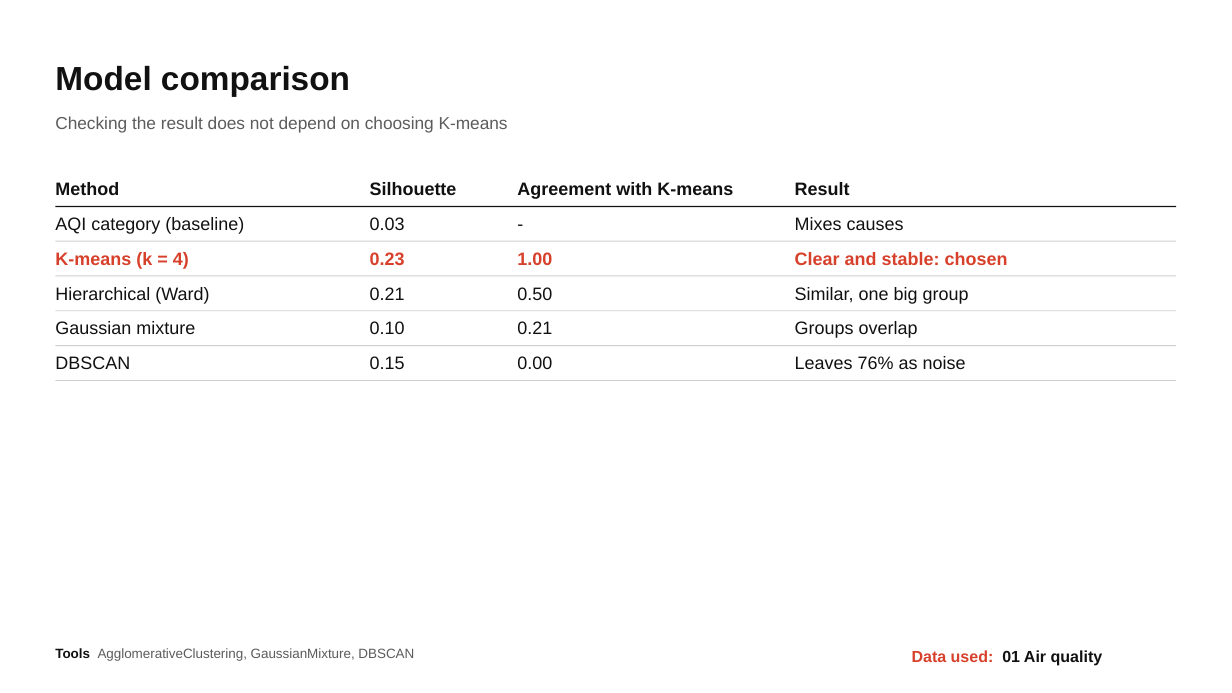
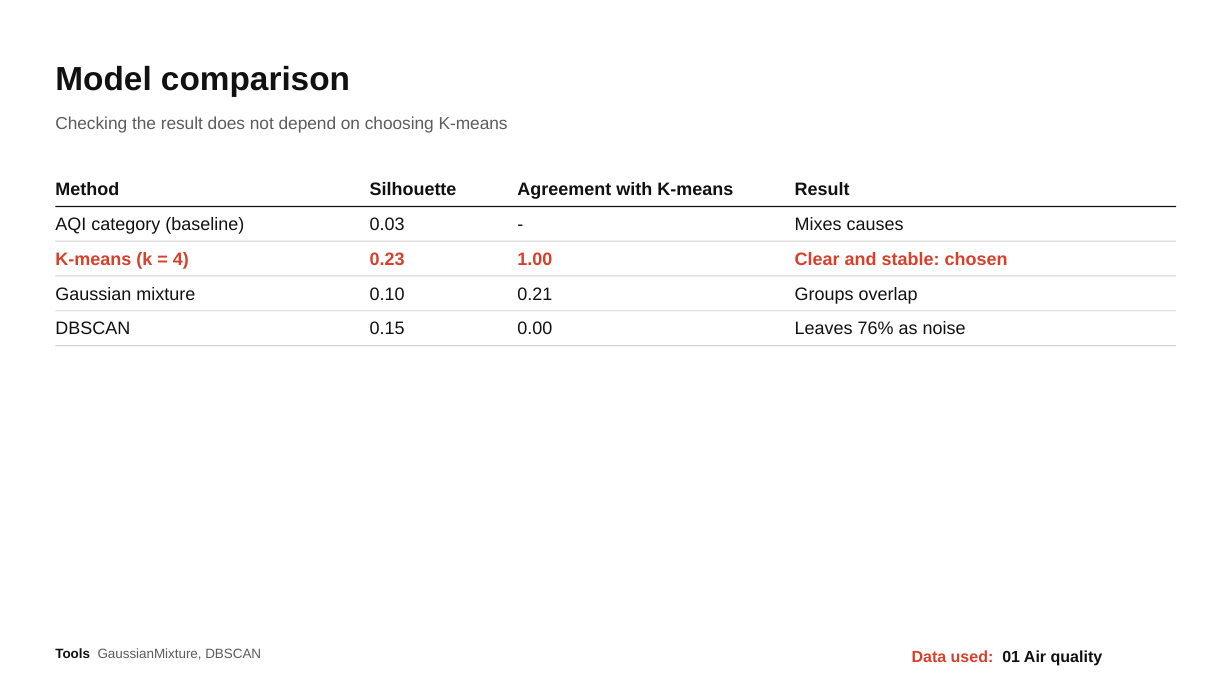
Before and after one commit to tanmayg122/india-air-pollution-tracker, a slide deck: slide 15 of presentation/Tanmay_24151020_Air_Pollution_Types.pptx. Drawn at 1232x693 pixels with LibreOffice and Linux fonts; fonts in the diff are those of the drawing. Boxes give left, top, right and bottom in pixels: in the first picture for what was removed or moved away, otherwise in the second. Text is boxed around its words. In the diff, an @@ line names an element or a change of style, - is before the commit and + after.

Commit message:
Update slides

```diff
--- a/presentation/Tanmay_24151020_Air_Pollution_Types.pptx
+++ b/presentation/Tanmay_24151020_Air_Pollution_Types.pptx
@@ text removed at bbox=[55, 287, 209, 304] @@
-Hierarchical (Ward)
@@ text at bbox=[370, 287, 405, 300]: text changed @@
-0.21
+0.10
@@ text at bbox=[517, 287, 552, 300]: text changed @@
-0.50
+0.21
@@ text removed at bbox=[795, 287, 969, 304] @@
-Similar, one big group
@@ text at bbox=[370, 321, 405, 334]: text changed @@
-0.10
+0.15
@@ text at bbox=[517, 321, 552, 334]: text changed @@
-0.21
+0.00
@@ 4 texts: place and size @@
-4 texts at bbox=[55, 321, 966, 369]
+4 texts at bbox=[55, 287, 966, 334]
@@ text removed at bbox=[370, 356, 405, 369] @@
-0.15
@@ text removed at bbox=[517, 356, 552, 369] @@
-0.00
@@ rectangle removed at bbox=[55, 380, 1177, 381] @@
@@ text at bbox=[55, 648, 261, 660]: text changed @@
-Tools AgglomerativeClustering, GaussianMixture, DBSCAN
+Tools GaussianMixture, DBSCAN
```
Also in this commit, not shown: 1 other slide changed, 1 other file.
